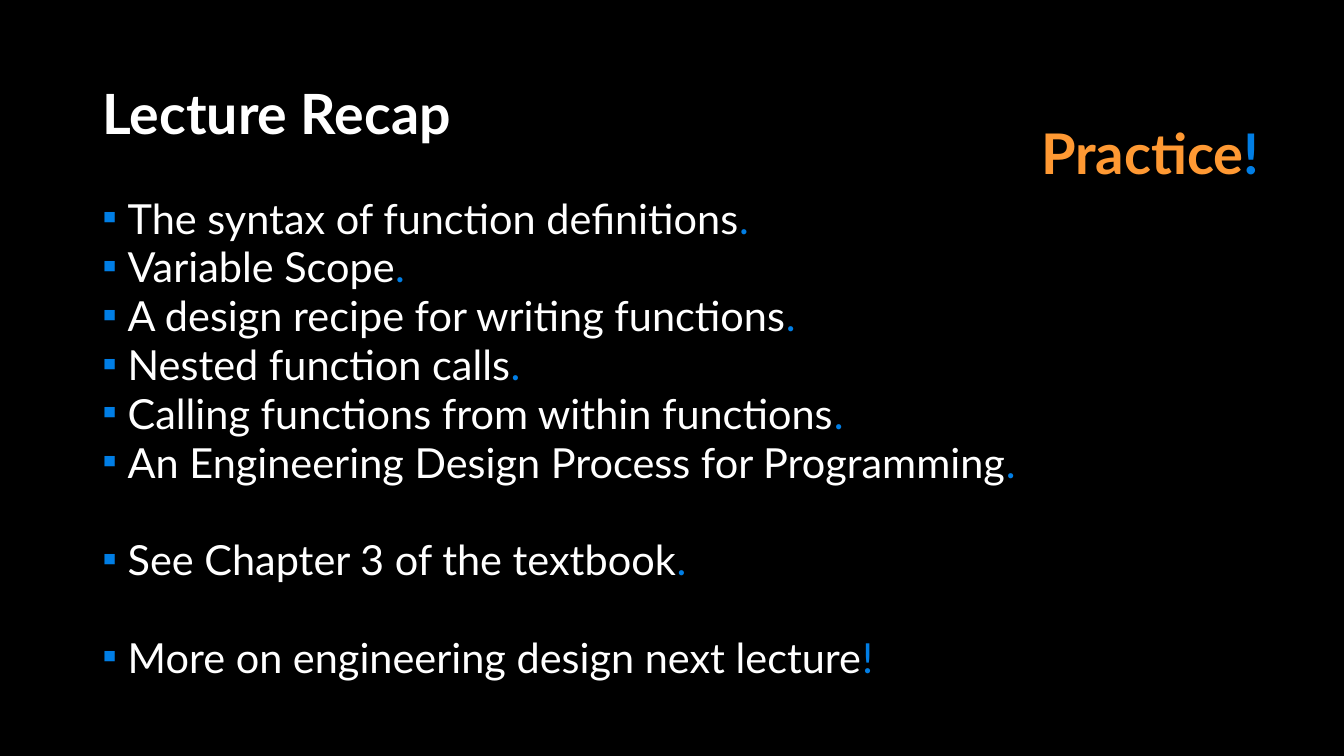
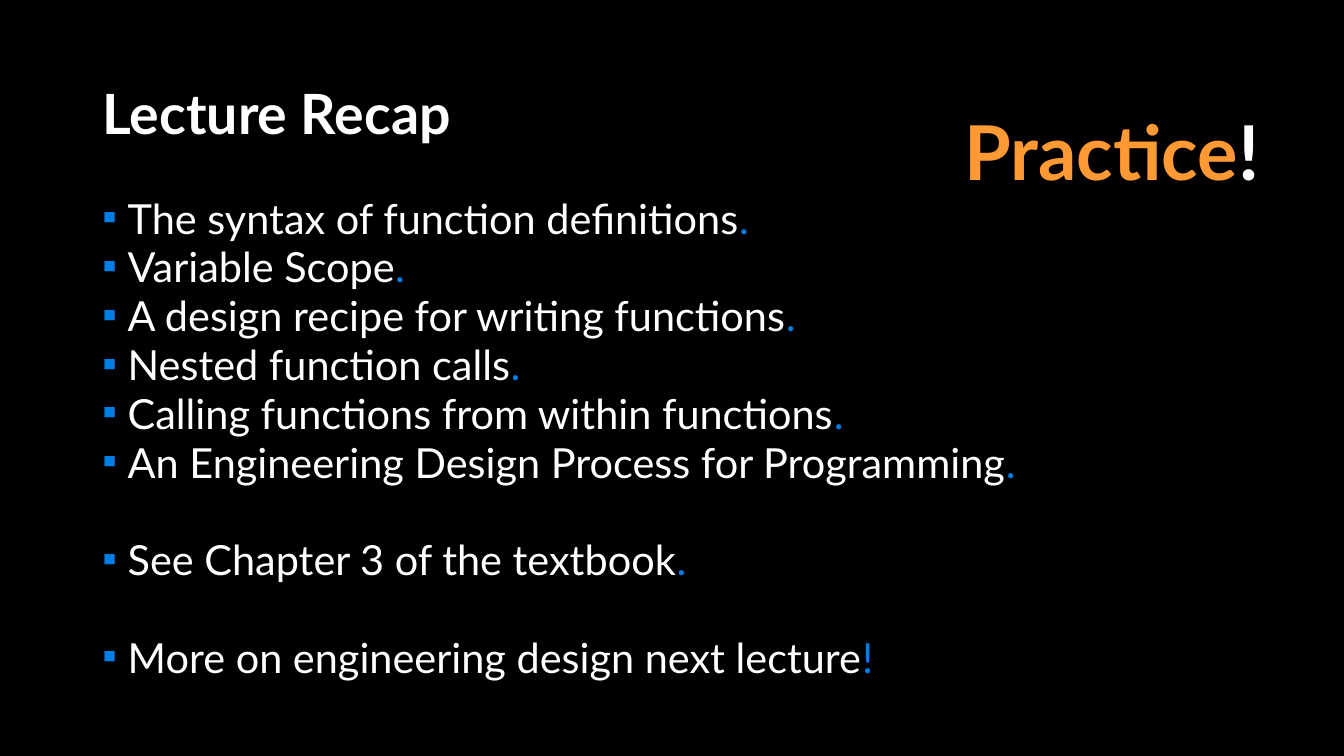
Before and after one commit to APS106/APS106-winter-2023-kinsella-goodfellow, a slide deck: slide 46 of lectures/week2/lecture2/slides/week2_lecture2.pptx. Drawn at 1344x756 pixels with LibreOffice and Linux fonts; fonts in the diff are those of the drawing; background and template pictures are left out. Boxes give left, top, right and bottom in pixels: in the first picture for what was removed or moved away, otherwise in the second. Text is boxed around its words. In the diff, an @@ line names an element or a change of style, - is before the commit and + after.

Commit message:
- week 2 lecture slide updates - added starter notebook

```diff
--- a/lectures/week2/lecture2/slides/week2_lecture2.pptx
+++ b/lectures/week2/lecture2/slides/week2_lecture2.pptx
@@ text "Practice!": place and size @@
-text "Practice!" at bbox=[1041, 132, 1259, 175]
+text "Practice!" at bbox=[965, 123, 1260, 181]
@@ text "Practice!" at bbox=[965, 123, 1260, 181]: size 40 to 54 pt; text colour #017EE5 to #FFFFFF in "Practice!" @@
```
Also in this commit, not shown: 5 other files.
